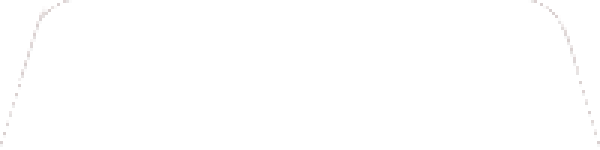
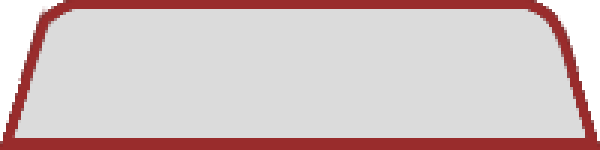
Two versions of the same layered image (600px x 150px). Layer-by-layer changes:
hid "Calque" over box(27, 6, 573, 78)
added layer "Calque #2" above "Calque #1" over box(6, 138, 594, 150)
added layer "Calque #1" above "Arrière-plan" over box(6, 9, 594, 150)
painted on "Arrière-plan" over box(0, 0, 600, 150)
